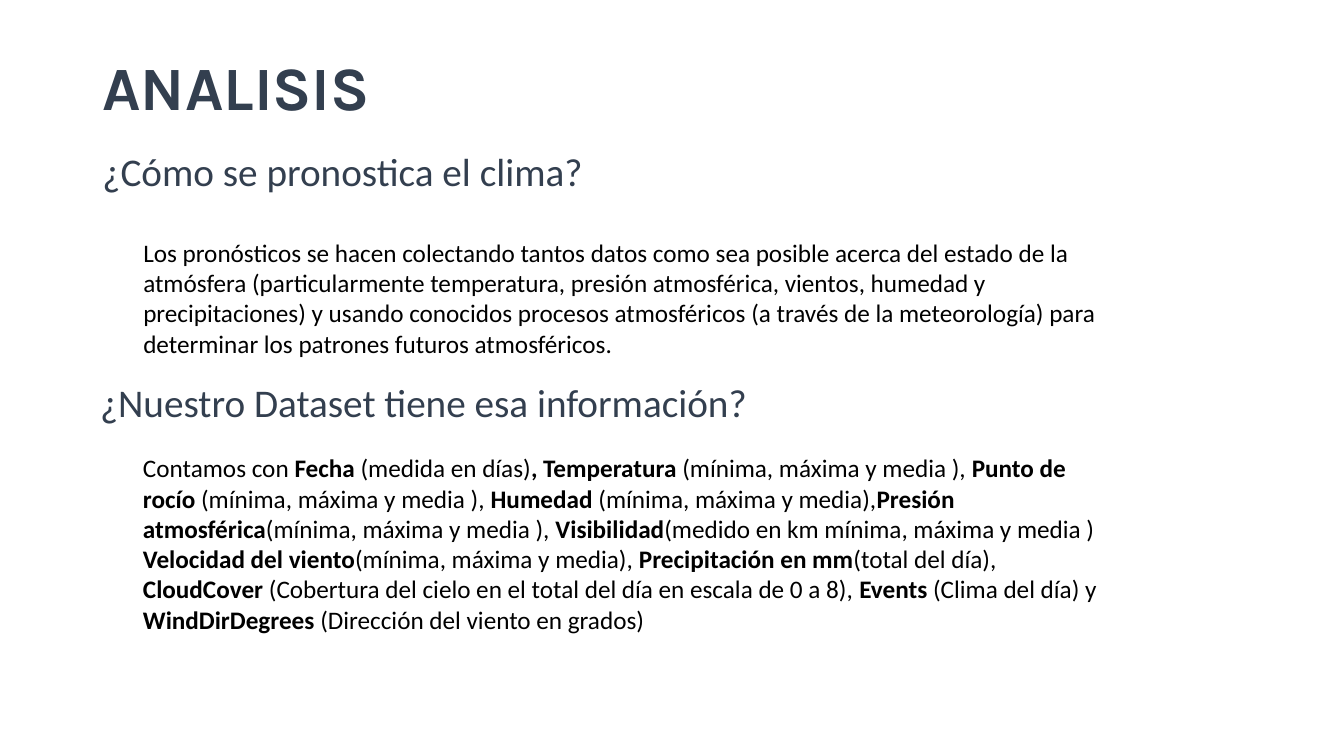
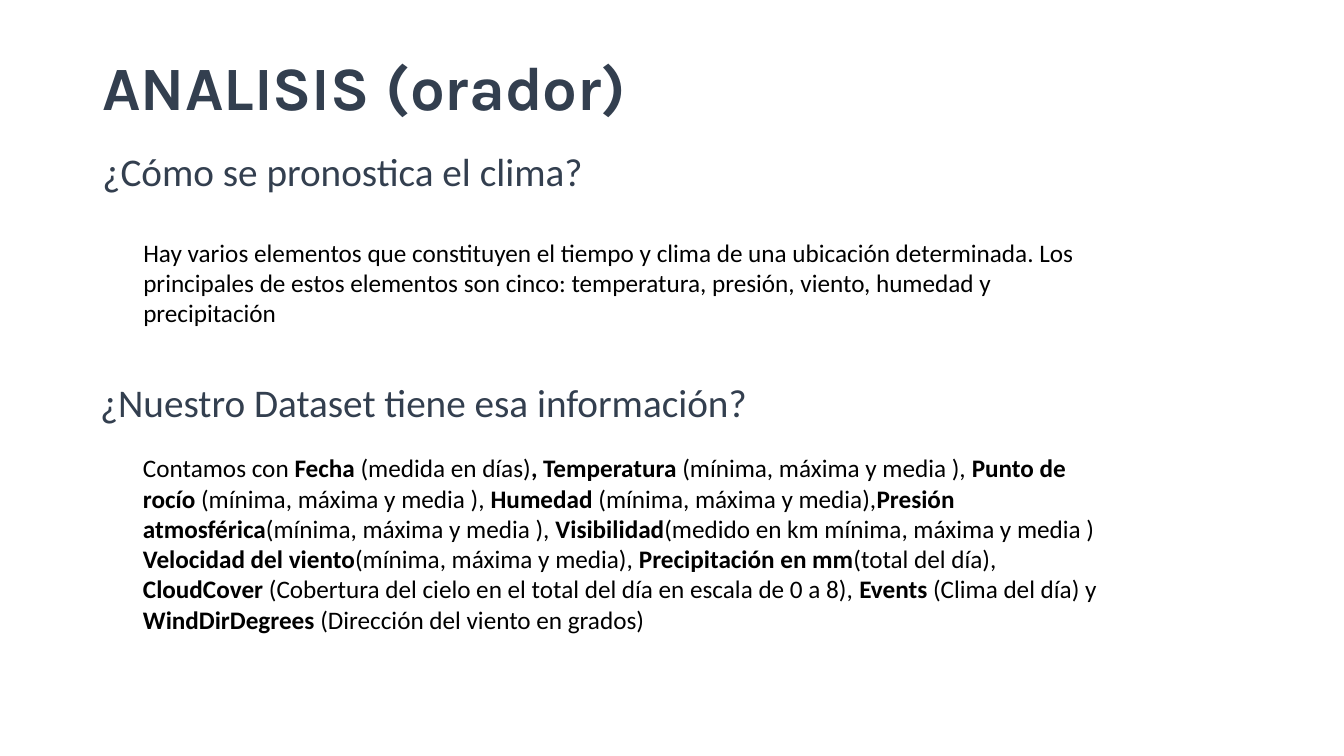
Before and after one commit to giustipatricio/madridbarajas1997-2015, a slide deck: slide 3 of Desafío 3 (orador y lector).pptx. Drawn at 1344x756 pixels with LibreOffice and Linux fonts; fonts in the diff are those of the drawing. Boxes give left, top, right and bottom in pixels: in the first picture for what was removed or moved away, otherwise in the second. Text is boxed around its words. In the diff, an @@ line names an element or a change of style, - is before the commit and + after.

Commit message:
upload ppt

```diff
--- a/Desafío 3 (orador y lector).pptx
+++ b/Desafío 3 (orador y lector).pptx
@@ title at [102,63,627,117]: text changed @@
-ANALISIS
+ANALISIS (orador)
@@ text at [143,244,1073,326]: text changed @@
-Los pronósticos se hacen colectando tantos datos como sea posible acerca del estado de la atmósfera (particularmente temperatura, presión atmosférica, vientos, humedad y precipitaciones) y usando conocidos procesos atmosféricos (a través de la meteorología) para determinar los patrones futuros atmosféricos.
+Hay varios elementos que constituyen el tiempo y clima de una ubicación determinada. Los principales de estos elementos son cinco: temperatura, presión, viento, humedad y precipitación
```
Also in this commit, not shown: 2 other slides changed, 3 slides added, 1 slide removed, 1 other file.
